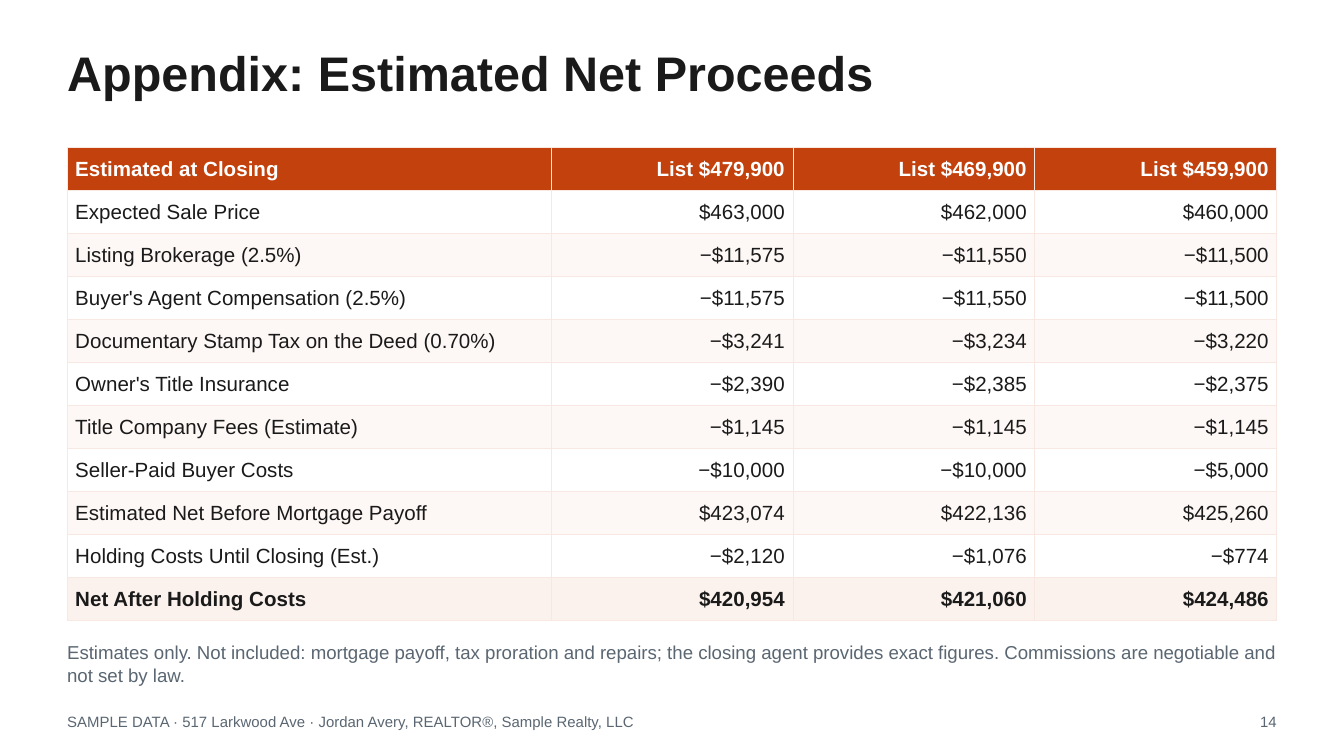
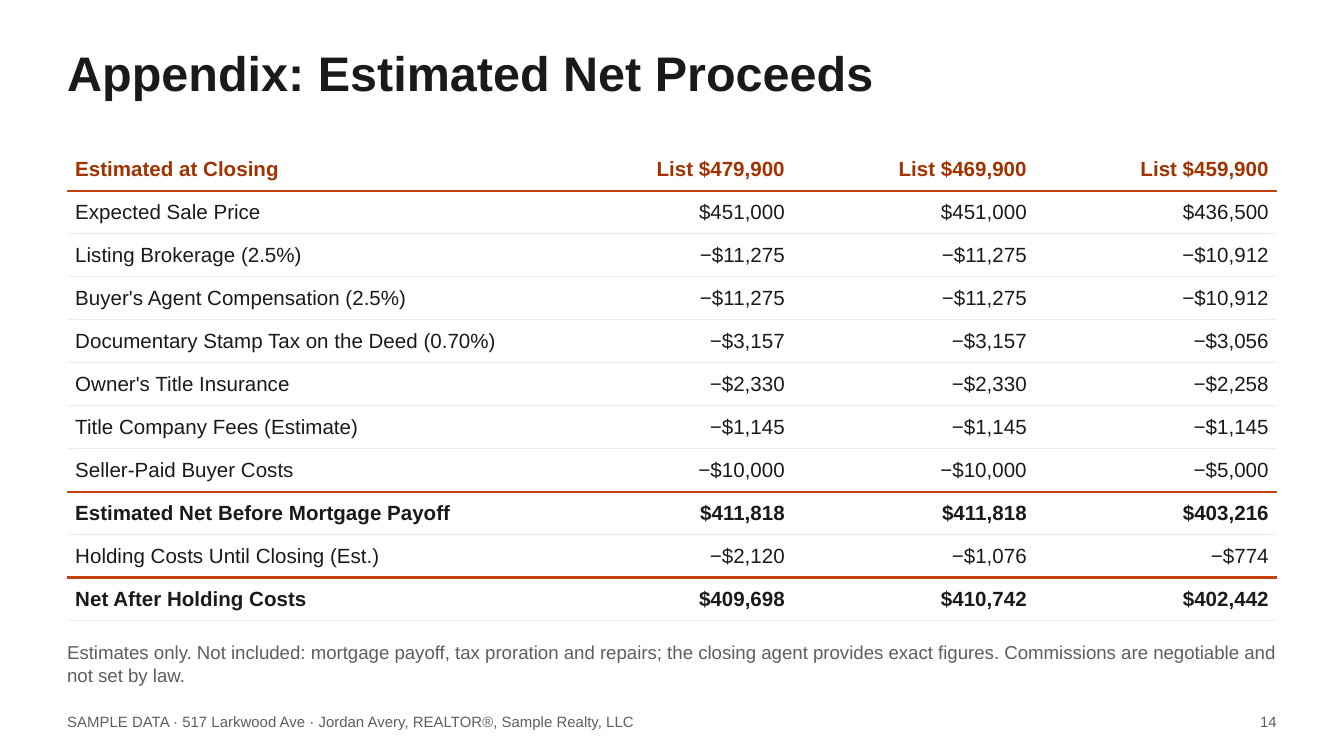
Before and after one commit to axelrivera/real-estate-skills, a slide deck: slide 14 of samples/seller-cma/517-Larkwood-Ave-Listing-Presentation.pptx. Drawn at 1344x756 pixels with LibreOffice and Linux fonts; fonts in the diff are those of the drawing. Boxes give left, top, right and bottom in pixels: in the first picture for what was removed or moved away, otherwise in the second. Text is boxed around its words. In the diff, an @@ line names an element or a change of style, - is before the commit and + after.

```diff
--- a/samples/seller-cma/517-Larkwood-Ave-Listing-Presentation.pptx
+++ b/samples/seller-cma/517-Larkwood-Ave-Listing-Presentation.pptx
@@ table at (x1=67, y1=148, x2=1277, y2=615) @@
-row 2: Expected Sale Price | $463,000 | $462,000 | $460,000
+row 2: Expected Sale Price | $451,000 | $451,000 | $436,500
-row 3: Listing Brokerage (2.5%) | −$11,575 | −$11,550 | −$11,500
+row 3: Listing Brokerage (2.5%) | −$11,275 | −$11,275 | −$10,912
-row 4: Buyer's Agent Compensation (2.5%) | −$11,575 | −$11,550 | −$11,500
+row 4: Buyer's Agent Compensation (2.5%) | −$11,275 | −$11,275 | −$10,912
-row 5: Documentary Stamp Tax on the Deed (0.70%) | −$3,241 | −$3,234 | −$3,220
+row 5: Documentary Stamp Tax on the Deed (0.70%) | −$3,157 | −$3,157 | −$3,056
-row 6: Owner's Title Insurance | −$2,390 | −$2,385 | −$2,375
+row 6: Owner's Title Insurance | −$2,330 | −$2,330 | −$2,258
-row 9: Estimated Net Before Mortgage Payoff | $423,074 | $422,136 | $425,260
+row 9: Estimated Net Before Mortgage Payoff | $411,818 | $411,818 | $403,216
-row 11: Net After Holding Costs | $420,954 | $421,060 | $424,486
+row 11: Net After Holding Costs | $409,698 | $410,742 | $402,442
@@ fill #C2410C to #FFFFFF in row 1 @@
@@ fill #FDF7F5 to #FFFFFF in 16 cells @@
@@ fill #FBF2EE to #FFFFFF in row 11 @@
@@ text colour #FFFFFF to #A23200 in "Estimated at Closing", "List $479,900", "List $469,900", "List $459,900" @@
@@ bold on in "Estimated Net Before Mortgage Payoff" @@
@@ borders changed @@
@@ text colour #5A6672 to #5E5E5E in 3 elements at (x1=67, y1=645, x2=1275, y2=686), (x1=67, y1=716, x2=633, y2=730), (x1=1260, y1=716, x2=1277, y2=727) @@
```
Also in this commit, not shown: 12 other slides changed, 9 other files.
